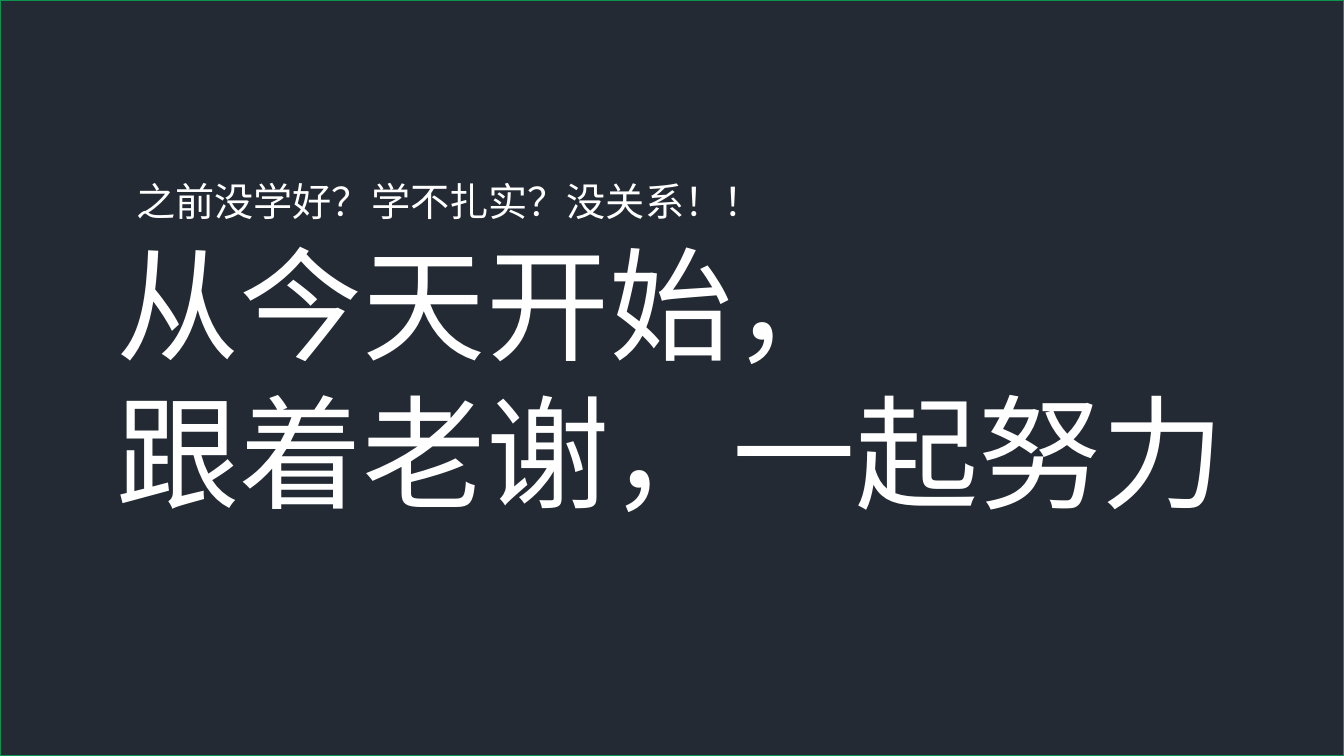
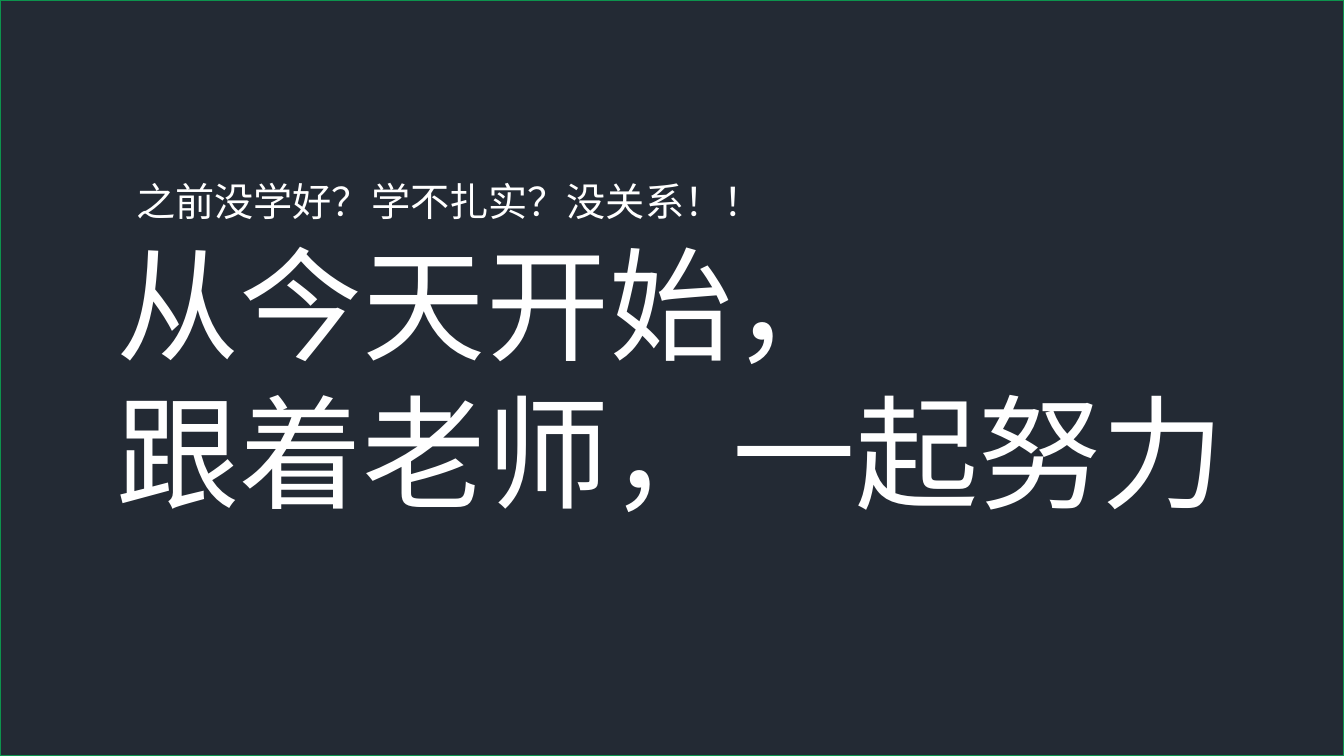
Before and after one commit to kfoutline/outline3-4, a slide deck: slide 7 of w1_NodeJS/doc/三阶段内容与学习目标.pptx. Drawn at 1344x756 pixels with LibreOffice and Linux fonts; fonts in the diff are those of the drawing. Boxes give left, top, right and bottom in pixels: in the first picture for what was removed or moved away, otherwise in the second. Text is boxed around its words. In the diff, an @@ line names an element or a change of style, - is before the commit and + after.

```diff
--- a/w1_NodeJS/doc/三阶段内容与学习目标.pptx
+++ b/w1_NodeJS/doc/三阶段内容与学习目标.pptx
@@ text at bbox=[117, 395, 1226, 512]: text changed @@
-跟着老谢，一起努力
+跟着老师，一起努力
```
Also in this commit, not shown: 2 other slides changed, 25 other files.
